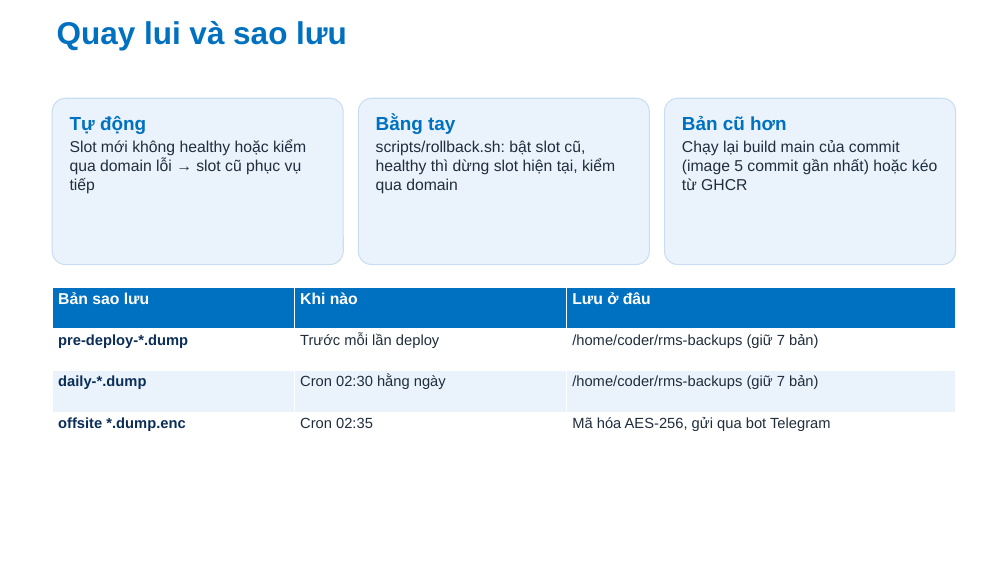
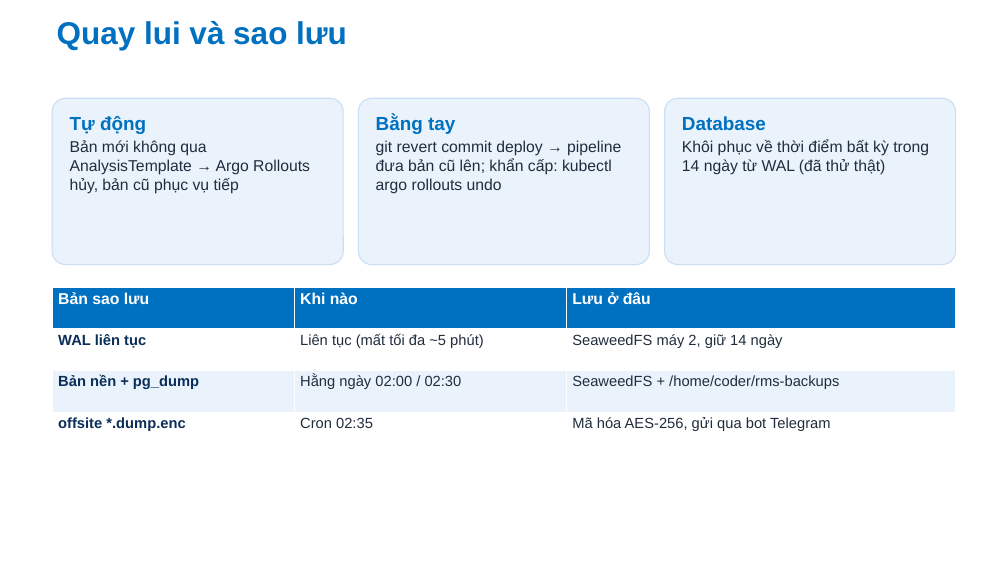
Before and after one commit to Anpham120/restaurant-management-system, a slide deck: slide 15 of docs/bao-cao/Slide_TrienKhaiPhanMem_AtlasRestaurant.pptx (slide 16 before the commit). Drawn at 1008x567 pixels with LibreOffice and Linux fonts; fonts in the diff are those of the drawing; background and template pictures are left out. Boxes give left, top, right and bottom in pixels: in the first picture for what was removed or moved away, otherwise in the second. Text is boxed around its words. In the diff, an @@ line names an element or a change of style, - is before the commit and + after.

```diff
--- a/docs/bao-cao/Slide_TrienKhaiPhanMem_AtlasRestaurant.pptx
+++ b/docs/bao-cao/Slide_TrienKhaiPhanMem_AtlasRestaurant.pptx
@@ text at (x1=682, y1=116, x2=929, y2=175): text changed @@
-Bản cũ hơn
-Chạy lại build main của commit (image 5 commit gần nhất) hoặc kéo từ GHCR
+Database
+Khôi phục về thời điểm bất kỳ trong 14 ngày từ WAL (đã thử thật)
@@ text at (x1=70, y1=140, x2=310, y2=194): text changed @@
-Slot mới không healthy hoặc kiểm qua domain lỗi → slot cũ phục vụ tiếp
+Bản mới không qua AnalysisTemplate → Argo Rollouts hủy, bản cũ phục vụ tiếp
@@ text at (x1=376, y1=140, x2=621, y2=194): text changed @@
-scripts/rollback.sh: bật slot cũ, healthy thì dừng slot hiện tại, kiểm qua domain
+git revert commit deploy → pipeline đưa bản cũ lên; khẩn cấp: kubectl argo rollouts undo
@@ table at (x1=52, y1=287, x2=956, y2=454) @@
-row 2: pre-deploy-*.dump | Trước mỗi lần deploy | /home/coder/rms-backups (giữ 7 bản)
+row 2: WAL liên tục | Liên tục (mất tối đa ~5 phút) | SeaweedFS máy 2, giữ 14 ngày
-row 3: daily-*.dump | Cron 02:30 hằng ngày | /home/coder/rms-backups (giữ 7 bản)
+row 3: Bản nền + pg_dump | Hằng ngày 02:00 / 02:30 | SeaweedFS + /home/coder/rms-backups
```
Also in this commit, not shown: 18 other slides changed, 1 slide added, 2 slides removed, 3 other files.
